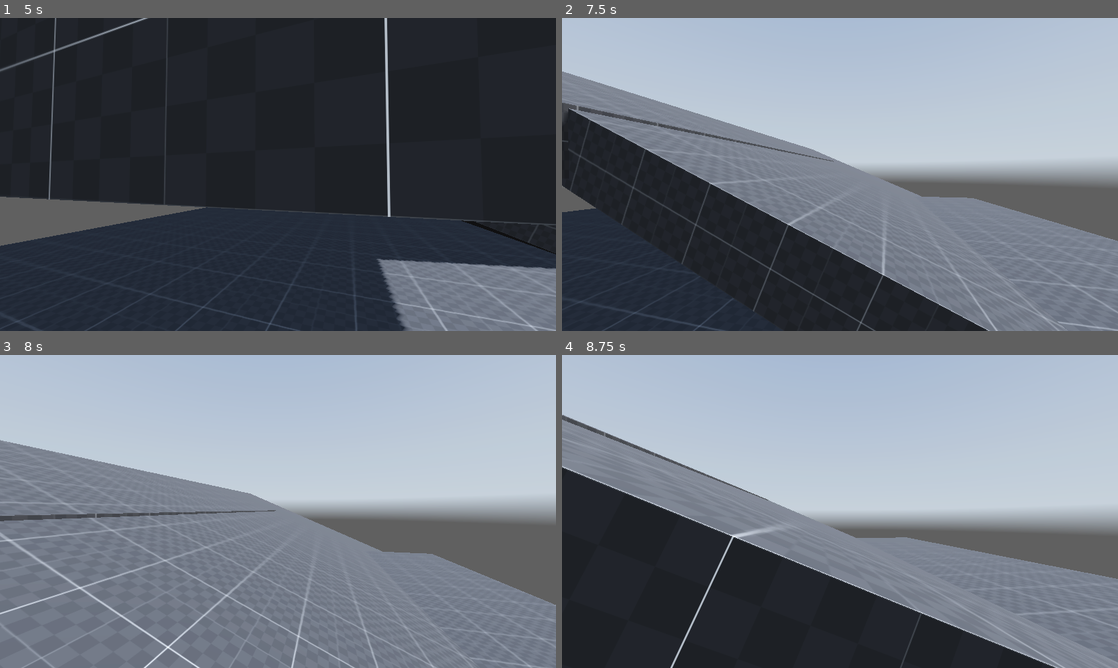
Above: before the commit, frames 1-4 (two rows, left to right).
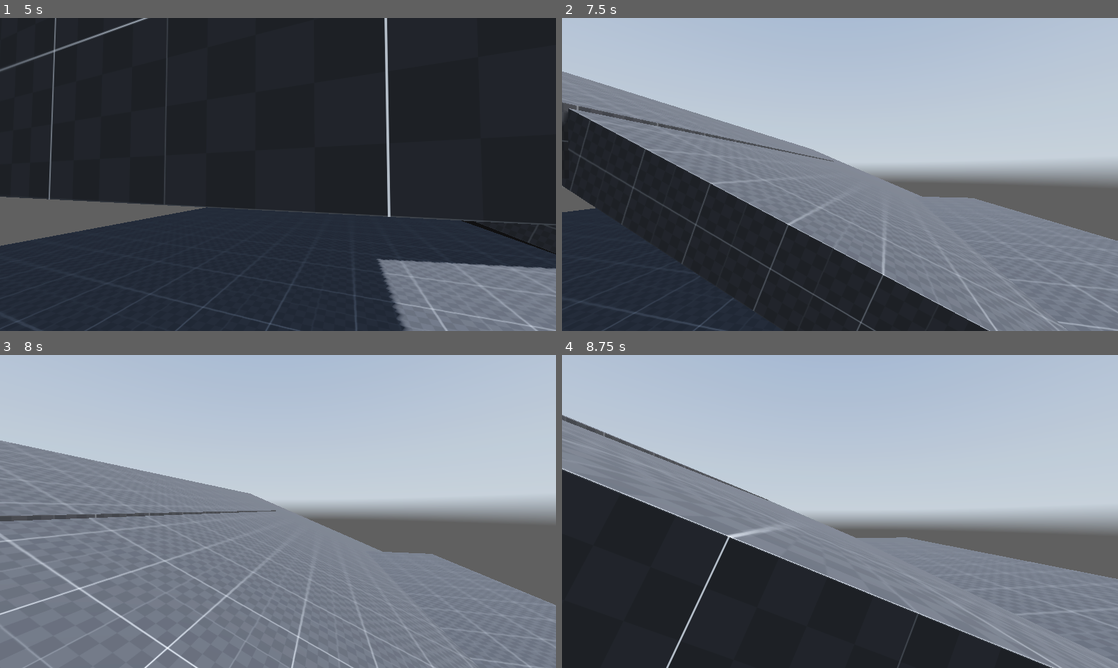
Above: after the commit, the same moments.

Repository: elmoradoo/Reflection
Game: Godot game, scene res://scenes/world.tscn
Same seed, same stepped clock (60 frames per second), same inputs: the game is played once before the commit and once after it. A sky picture missing from this copy of the repository is replaced by a grey-blue gradient.
Inputs (mouse positions are in pixels of both pictures, inside the frame that each line leads up to):
- Up to frame 1 (5 s): tap Enter at 0.5 s; move the mouse to (305, 174) at 0.52 s; hold Ctrl (crouch) 0.53-1.28 s; hold W (forward) from 0.53 s (still down); tap Space (jump) at 0.77, 1.52, 3.02, 3.77, 4.52 s; move the mouse to (250, 174) at 1.27 s; tap Shift (sprint) at 1.35, 2.85, 4.35 s; move the mouse to (289, 168) at 2.02 s; hold Ctrl (crouch) 2.03-2.78 s; move the mouse to (272, 180) at 2.77 s; move the mouse to (316, 177) at 3.52 s; hold Ctrl (crouch) 3.53-4.28 s; move the mouse to (233, 171) at 4.27 s
- Up to frame 2 (7.5 s): move the mouse to (845, 174) at 5.02 s; hold Ctrl (crouch) 5.03-5.78 s; move the mouse to (817, 168) at 5.77 s; release W (forward) at 5.78 s; hold D (right) 5.78-6.53 s; tap Shift (sprint) at 5.85, 7.35 s; tap Space (jump) at 6.02, 6.77 s; move the mouse to (867, 174) at 6.52 s; hold Ctrl (crouch) 6.53-7.28 s; hold W (forward) from 6.53 s (still down); move the mouse to (812, 174) at 7.27 s
- Up to frame 3 (8 s): keep holding W (forward); tap Space (jump) at 7.52 s
- Up to frame 4 (8.75 s): keep holding W (forward); move the mouse to (851, 505) at 8.02 s; hold Ctrl (crouch) from 8.03 s (still down)

Frame 1 is identical in both runs. In frame 2, less than 0.1% of the frame differs, in the area x 0-100%, y 17-100%; in frame 3, 0.7%; in frame 4, 1.7%, in the area x 0-99%, y 19-100%.

Commit message:
merge map

Diff:
--- a/scenes/world.tscn
+++ b/scenes/world.tscn
@@ -60,7 +60,7 @@
 size = Vector3(20, 1, 20)
 material = SubResource("StandardMaterial3D_lcn1r")
 
-[node name="CSGBox3D12" type="CSGBox3D" parent="stage"]
+[node name="CSGBox3D13" type="CSGBox3D" parent="stage"]
 transform = Transform3D(1, 0, 0, 0, 1, 0, 0, 0, 1, -10.9029, -10.4141, -4.57065)
 use_collision = true
 size = Vector3(48.1193, 1, 33.1727)
@@ -108,7 +108,7 @@
 size = Vector3(20, 1, 20)
 material = SubResource("StandardMaterial3D_lcn1r")
 
-[node name="CSGBox3D13" type="CSGBox3D" parent="stage"]
+[node name="CSGBox3D14" type="CSGBox3D" parent="stage"]
 transform = Transform3D(-2.19642e-08, 0.500273, 0, -0.502482, -2.18676e-08, 0, 0, 0, 0.150082, -15.2667, -5.07679, 8.36498)
 use_collision = true
 size = Vector3(20, 1, 20)
@@ -156,13 +156,13 @@
 size = Vector3(20, 1, 20)
 material = SubResource("StandardMaterial3D_lcn1r")
 
-[node name="CSGBox3D13" type="CSGBox3D" parent="stage"]
+[node name="CSGBox3D24" type="CSGBox3D" parent="stage"]
 transform = Transform3D(0.680371, 0, 0, -1.32e-22, -2.18676e-08, -0.225123, 3.01981e-15, 0.500273, -9.84043e-09, 15.1515, 1.38717, -4.0568)
 use_collision = true
 size = Vector3(11.6896, 1, 20)
 material = SubResource("StandardMaterial3D_lcn1r")
 
-[node name="CSGBox3D14" type="CSGBox3D" parent="stage"]
+[node name="CSGBox3D25" type="CSGBox3D" parent="stage"]
 transform = Transform3D(0.680371, 0, 0, -1.32e-22, -2.18676e-08, -0.225123, 3.01981e-15, 0.500273, -9.84043e-09, 20.4364, 1.38717, -0.507581)
 use_collision = true
 size = Vector3(11.6896, 1, 20)
